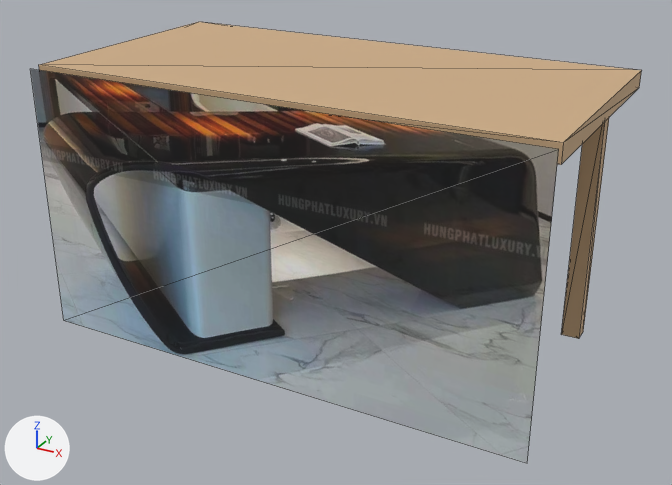
The glTF model storage/picture/mocan-47.glb: old version first, new version second.
Camera for both pictures: a 50 mm lens placed at (1.155, -2.104, 1.306), pointed at (0.025, -0.049, 0.279). Arrows for +X, +Y and +Z are at lower left; the lights stay in place. The first picture is the older version. Mesh edges are drawn as thin lines. Vertices at exactly the same position are counted once.

Objects in the first picture: 'furniture'.
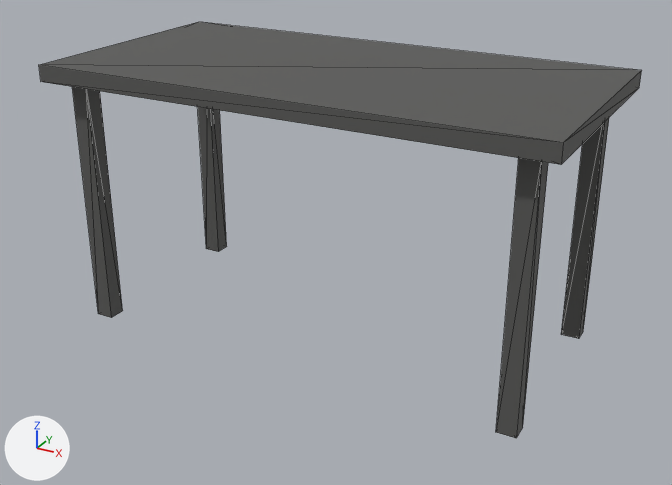
Where the change shows, as pixel boxes (x1, y1, x2, y2) in the pictures (672 x 485 px):
'furniture', recoloured, reshaped (beige to dark grey)
    before: (31, 22, 642, 463)
    after: (39, 22, 642, 438)
part 1 of me_mesh_0, deleted
    before: (31, 69, 559, 463)

What the commit changed:
Material 'wood' (mat_wood) changes colour from beige #cead86 to dark grey #585856; in linear values from (0.62, 0.42, 0.24) to (0.098, 0.098, 0.094).
me_mesh_0 is used by ob_furniture; location (0.0, 0.0, 0.0).
me_mesh_0 had 44 vertices, 62 faces and spanned x -0.7..0.7, y -0.38..0.35, z 0.0..0.75.
me_mesh_0 now has 40 vertices, 60 faces and spans x -0.7..0.7, y -0.35..0.35, z 0.0..0.75.
me_mesh_0 part 1: the loose piece of 4 vertices spanning x -0.7..0.7, y -0.38, z 0.004..0.746 is deleted.
me_mesh_0 no longer uses material mat_photo (picture img_image_0).
